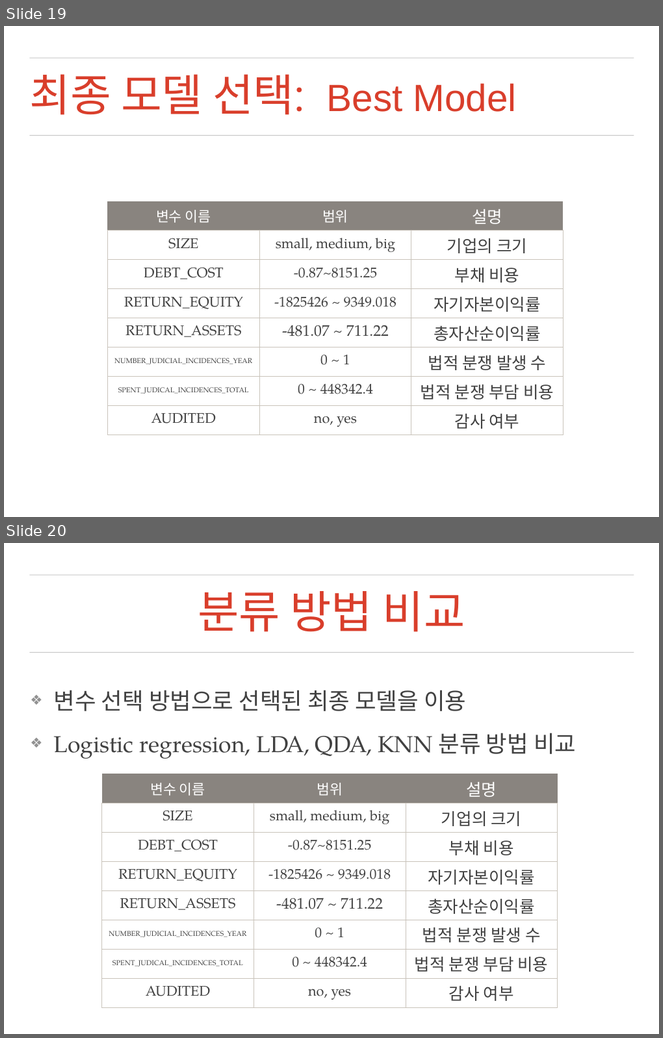
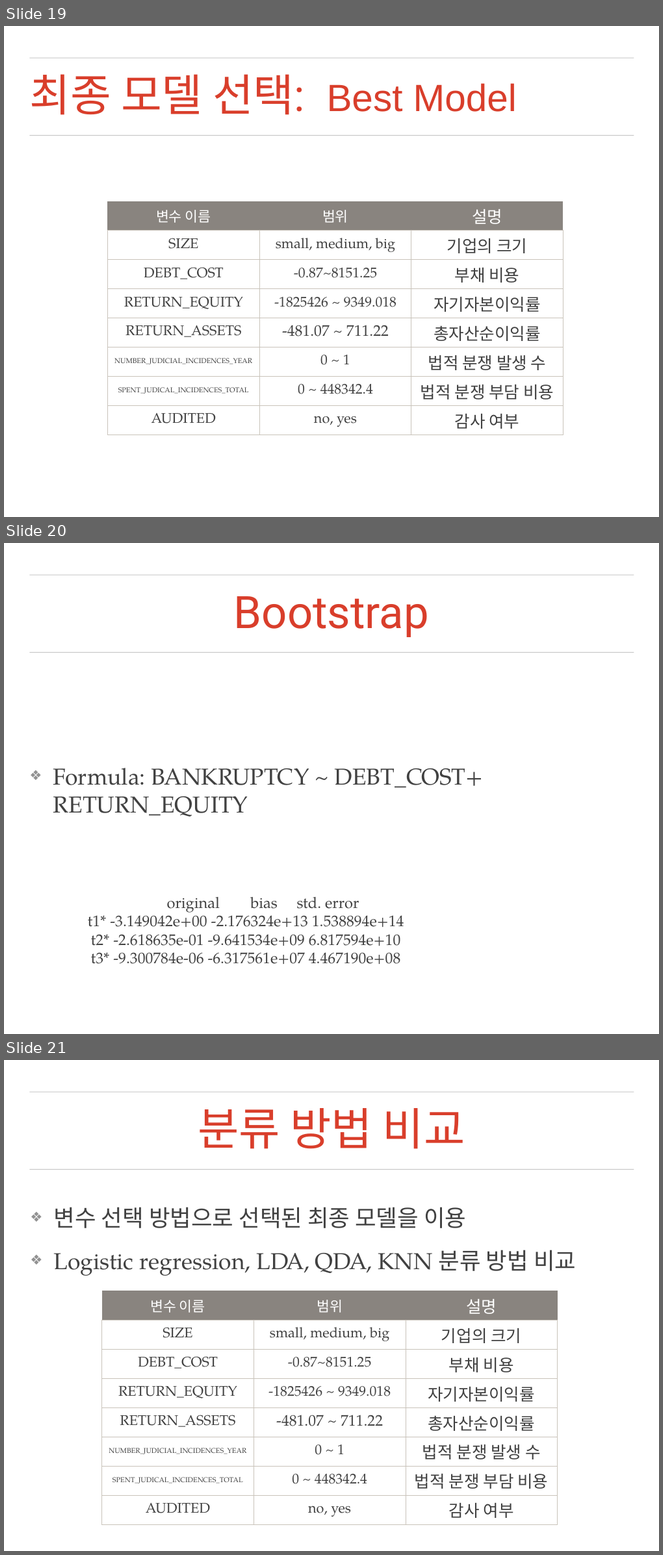
Before and after one commit to mrlee23/bankruptcy-prediction, a slide deck: presentation.pptx. Shown one above the other, each under a label of ours: slides 19 and 20 before the commit, slides 19, 20 and 21 after it. The pictures are 663x1038 and 663x1555 pixels, drawn with LibreOffice and Linux fonts; fonts in the diff are those of the drawing; background and template pictures are left out. Boxes give left, top, right and bottom in pixels: in the first picture for what was removed or moved away, otherwise in the second. Text is boxed around its words. In the diff, an @@ line names an element or a change of style, - is before the commit and + after.

Commit message:
Add bootstrap

```diff
--- a/presentation.pptx
+++ b/presentation.pptx
@@ slide 20 added at <box>4,543,659,1034</box>, background picture (left out); not listed: 2 template elements that a slide beside it also shows @@
@@ title added at <box>234,596,429,637</box>, 70 pt, text #D93E2B @@
+Bootstrap
@@ text added at <box>53,768,483,817</box>, 36 pt, text #414141 @@
+❖ Formula: BANKRUPTCY ~ DEBT_COST+ RETURN_EQUITY
@@ text added at <box>88,897,404,964</box>, 24 pt, text #414141 @@
+original bias std. error
+t1* -3.149042e+00 -2.176324e+13 1.538894e+14
+t2* -2.618635e-01 -9.641534e+09 6.817594e+10
+t3* -9.300784e-06 -6.317561e+07 4.467190e+08
@@ what was slide 20 is now slide 21 @@
```
Also in this commit, not shown: 1 slide changed, 2 other files.
